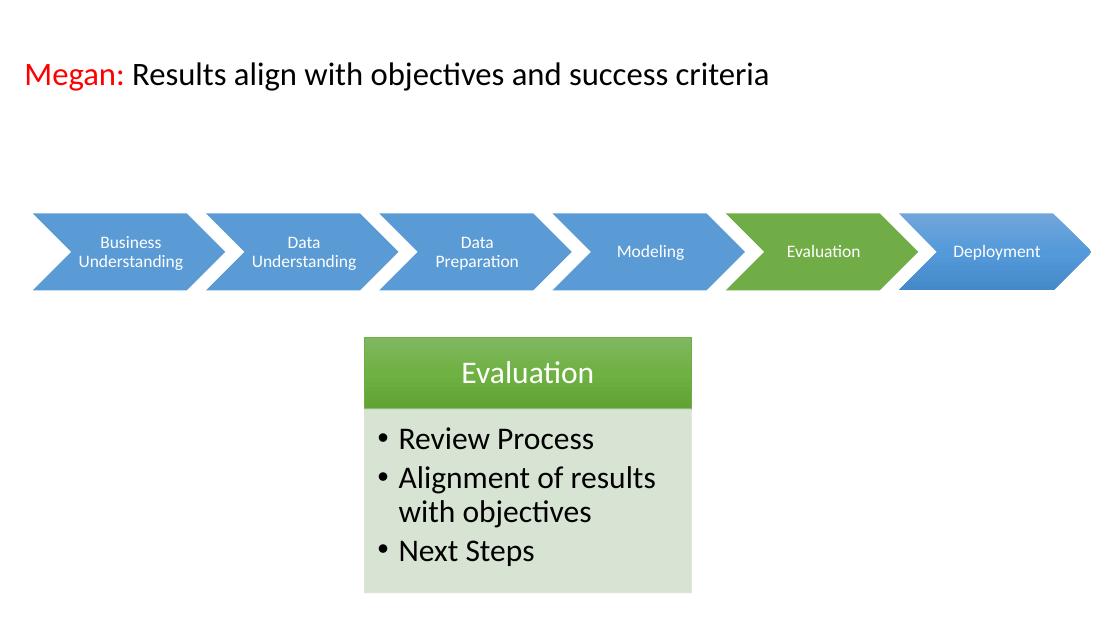
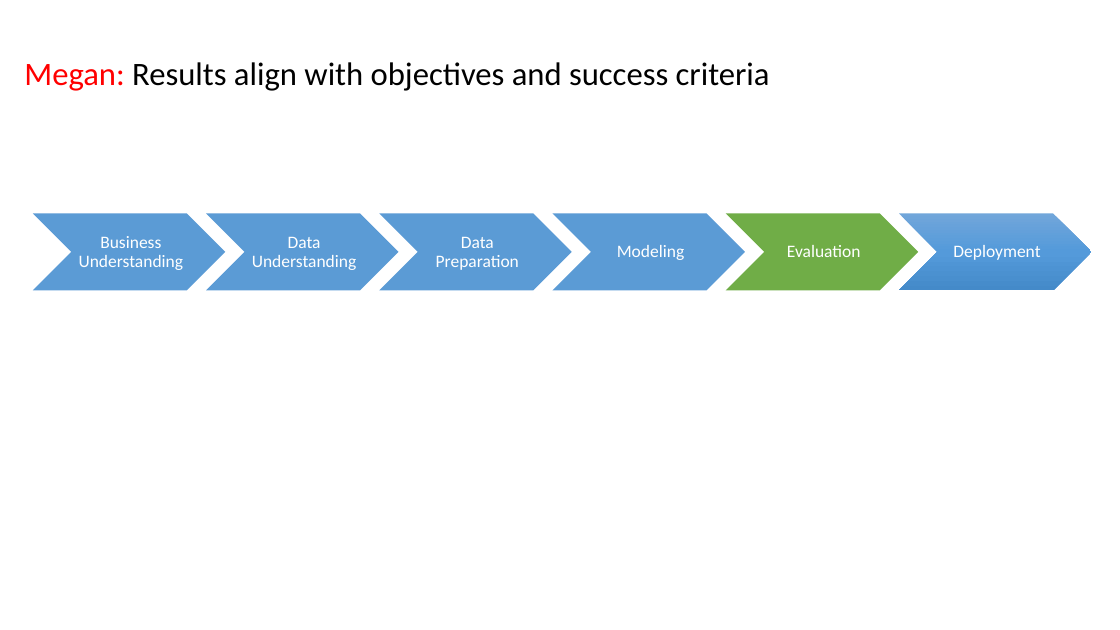
Before and after one commit to mGalarnyk/Machine_Learning_Froyo, a slide deck: slide 32 of Current_Powerpoint/Froyo_v2.pptx (slide 33 before the commit). Drawn at 1120x630 pixels with LibreOffice and Linux fonts; fonts in the diff are those of the drawing. Boxes give left, top, right and bottom in pixels: in the first picture for what was removed or moved away, otherwise in the second. Text is boxed around its words. In the diff, an @@ line names an element or a change of style, - is before the commit and + after.

```diff
--- a/Current_Powerpoint/Froyo_v2.pptx
+++ b/Current_Powerpoint/Froyo_v2.pptx
@@ group removed at (x1=365, y1=338, x2=691, y2=593): 2 rectangles, 2 texts @@
-Evaluation
-  •• Review Process
-  •• Alignment of results with objectives
-  •• Next Steps
```
Also in this commit, not shown: 11 other slides changed, 1 slide added, 2 slides removed.
